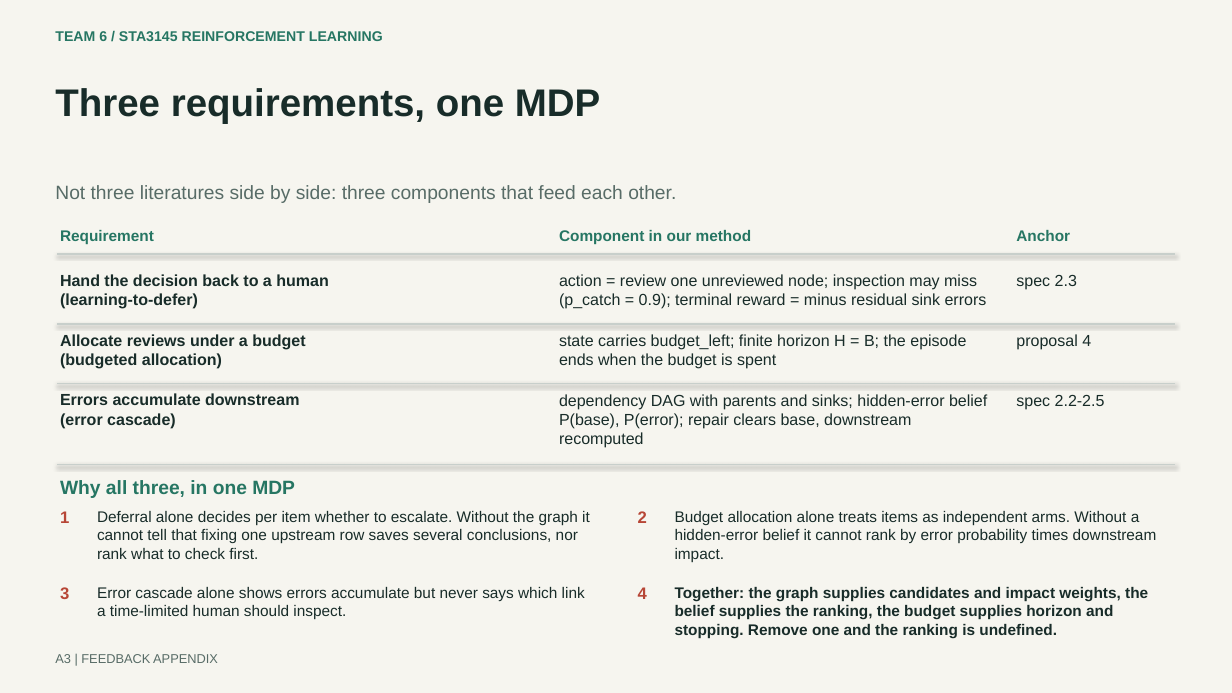
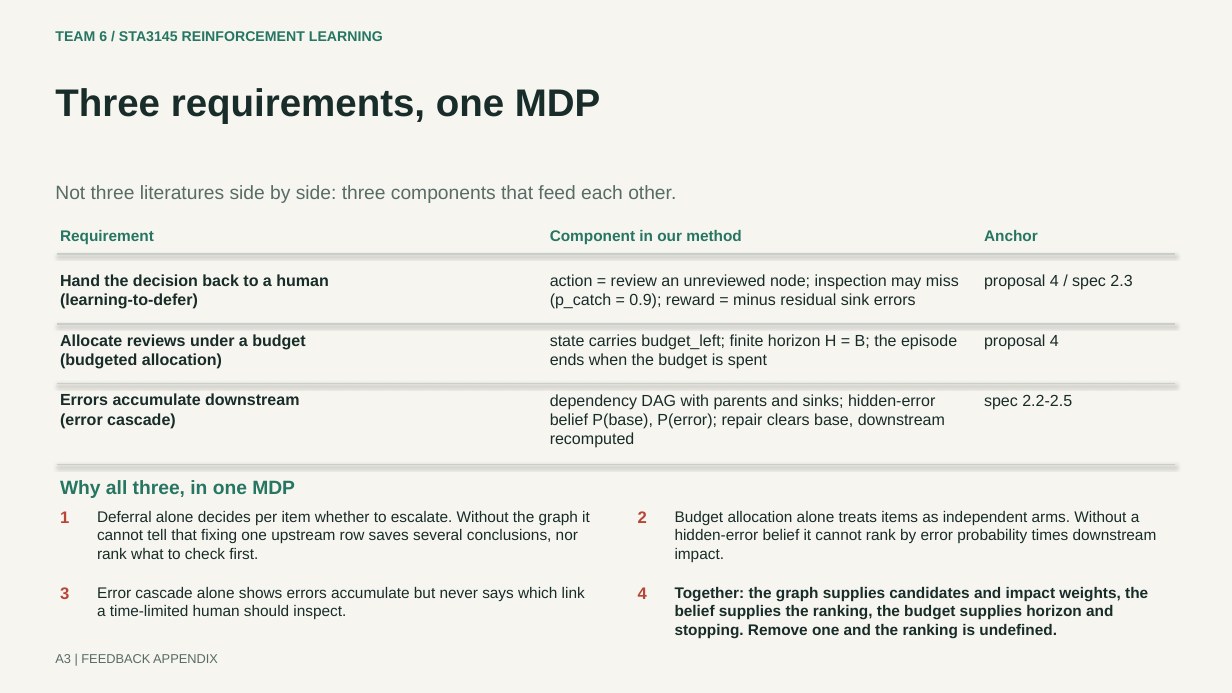
Before and after one commit to cyracaid/rl-oversight-dag, a slide deck: slide 3 of presentation_20261116/Team6_Feedback_Appendix.pptx. Drawn at 1232x693 pixels with LibreOffice and Linux fonts; fonts in the diff are those of the drawing. Boxes give left, top, right and bottom in pixels: in the first picture for what was removed or moved away, otherwise in the second. Text is boxed around its words. In the diff, an @@ line names an element or a change of style, - is before the commit and + after.

Commit message:
fix(presentation): separate the 16-review setting from the 8-of-21 real DAG
The title slide promises 16 reviews and the real-graph baseline uses 8, which
reads as a contradiction if unstated; A4 now names both. Also states that only
heuristics run at N=21 and belief greedy does not, so 0.50 is a heuristic bar
rather than a greedy-versus-learned comparison. Anchors corrected to name the
proposal section for the reward and action.

```diff
--- a/presentation_20261116/Team6_Feedback_Appendix.pptx
+++ b/presentation_20261116/Team6_Feedback_Appendix.pptx
@@ text "Component in our method": place and size @@
-text "Component in our method" at [559, 230, 752, 244]
+text "Component in our method" at [550, 230, 742, 244]
@@ text "Anchor": place and size @@
-text "Anchor" at [1016, 230, 1070, 241]
+text "Anchor" at [984, 230, 1038, 241]
@@ text at [550, 274, 959, 309]: text changed @@
-action = review one unreviewed node; inspection may miss
-(p_catch = 0.9); terminal reward = minus residual sink errors
+action = review an unreviewed node; inspection may miss
+(p_catch = 0.9); reward = minus residual sink errors
@@ text at [984, 274, 1132, 290]: text changed @@
-spec 2.3
+proposal 4 / spec 2.3
@@ text "state carries budget_left; finite horizon ...": place and size @@
-text "state carries budget_left; finite horizon ..." at [559, 334, 966, 369]
+text "state carries budget_left; finite horizon ..." at [550, 334, 957, 369]
@@ text "proposal 4": place and size @@
-text "proposal 4" at [1016, 334, 1091, 350]
+text "proposal 4" at [984, 334, 1059, 350]
@@ text at [550, 394, 945, 429]: spaces changed @@
-dependency DAG with parents and sinks; hidden-error belief
-P(base), P(error); repair clears base, downstream
+dependency DAG with parents and sinks; hidden-error
+belief P(base), P(error); repair clears base, downstream
@@ text "dependency DAG with parents and ...": place and size @@
-text "dependency DAG with parents and ..." at [559, 394, 987, 448]
+text "dependency DAG with parents and ..." at [550, 394, 945, 448]
@@ text "spec 2.2-2.5": place and size @@
-text "spec 2.2-2.5" at [1016, 395, 1105, 409]
+text "spec 2.2-2.5" at [984, 395, 1072, 409]
```
Also in this commit, not shown: 1 other slide changed, 3 other files.
